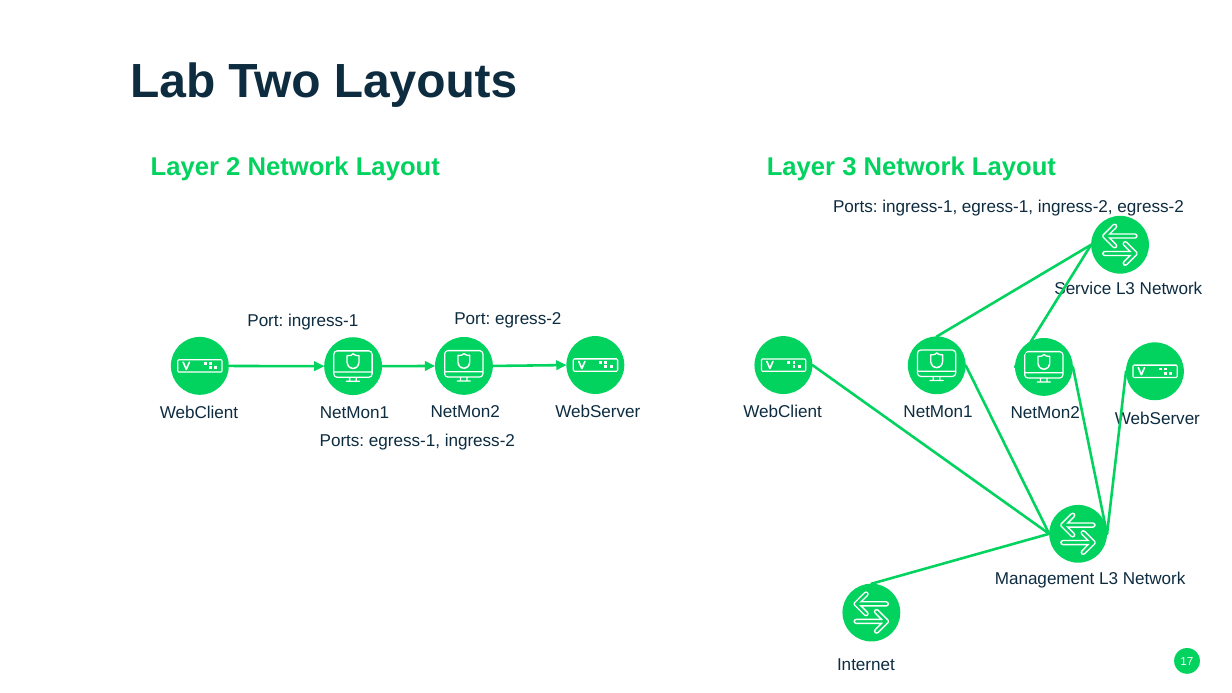
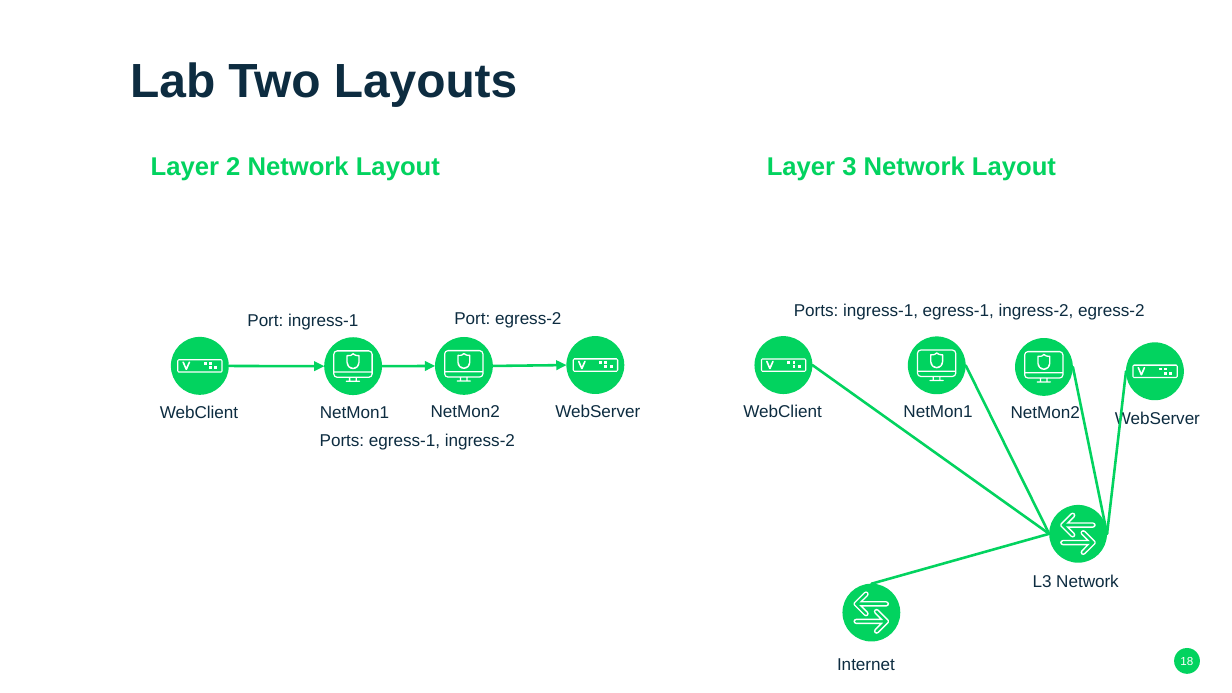
Before and after one commit to OpenStackSanDiego/SecurityServiceChains, a slide deck: slide 18 of Virtualized Security Functions - SUSE Format.pptx (slide 17 before the commit). Drawn at 1232x693 pixels with LibreOffice and Linux fonts; fonts in the diff are those of the drawing; background and template pictures are left out. Boxes give left, top, right and bottom in pixels: in the first picture for what was removed or moved away, otherwise in the second. Text is boxed around its words. In the diff, an @@ line names an element or a change of style, - is before the commit and + after.

```diff
--- a/Virtualized Security Functions - SUSE Format.pptx
+++ b/Virtualized Security Functions - SUSE Format.pptx
@@ freeform shape removed at <box>1092,216,1149,274</box> @@
@@ freeform shape removed at <box>1103,223,1138,248</box> @@
@@ line removed from (1092, 245) to (936, 336) @@
@@ line removed from (1092, 245) to (1015, 367) @@
@@ freeform shape removed at <box>1103,240,1138,265</box> @@
@@ text "Ports: ingress-1, egress-1, ingress-2, egress-2": place and size @@
-text "Ports: ingress-1, egress-1, ingress-2, egress-2" at <box>833,199,1183,216</box>
+text "Ports: ingress-1, egress-1, ingress-2, egress-2" at <box>794,303,1144,320</box>
@@ text removed at <box>1054,280,1203,298</box> @@
-Service L3 Network
@@ text at <box>1033,574,1119,587</box>: text changed @@
-Management L3 Network
+L3 Network
@@ page number at <box>1180,657,1193,665</box>: text changed @@
-17
+18
```
Also in this commit, not shown: 6 other slides changed, 1 slide added.
